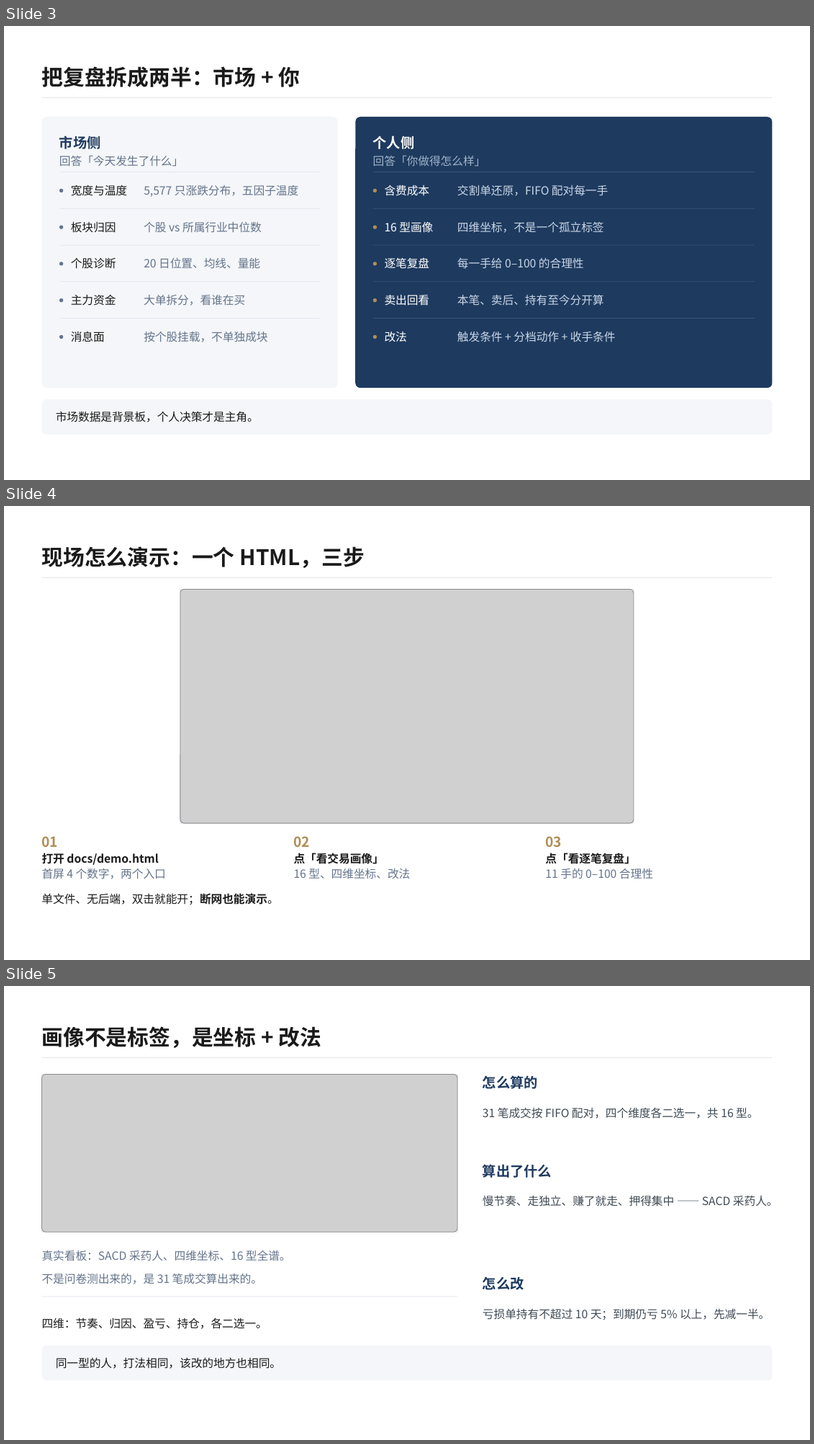
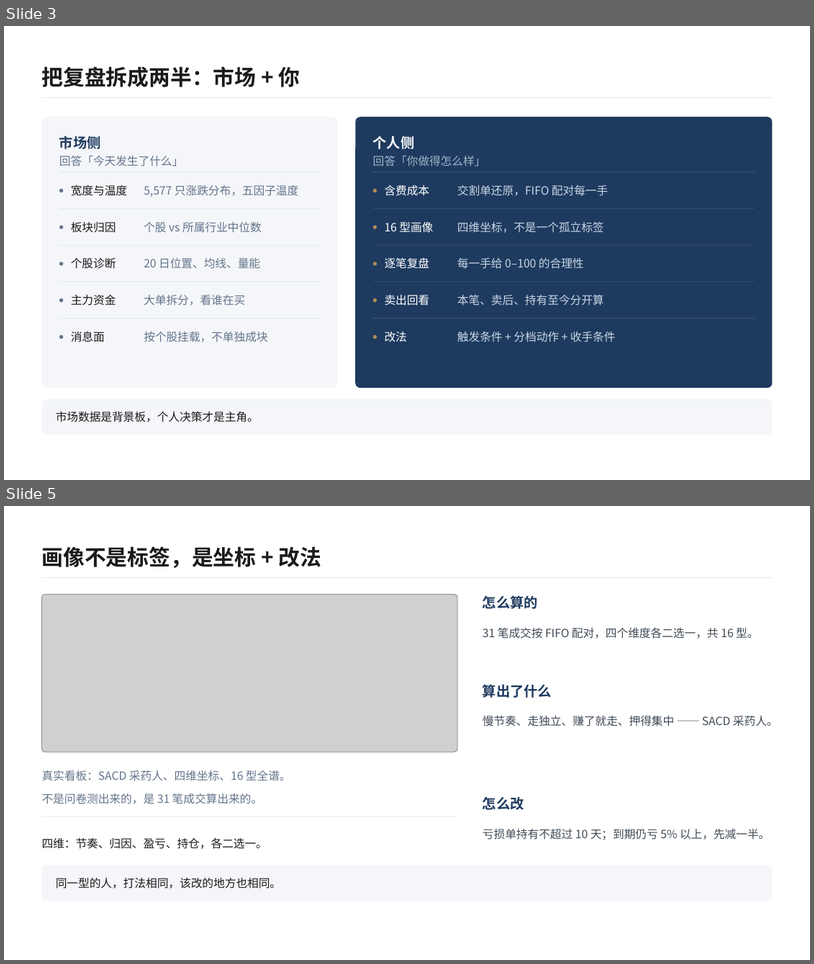
Before and after one commit to www498/ashare-review, a slide deck: ppt/复盘台答辩/复盘台答辩.pptx. Shown one above the other, each under a label of ours: slides 3, 4 and 5 before the commit, slides 3 and 5 after it; the slides between them are not shown. The pictures are 814x1444 and 814x964 pixels, drawn with LibreOffice and Linux fonts; fonts in the diff are those of the drawing; grey boxes stand for pictures. Boxes give left, top, right and bottom in pixels: in the first picture for what was removed or moved away, otherwise in the second. Text is boxed around its words. In the diff, an @@ line names an element or a change of style, - is before the commit and + after.

Commit message:
答辩改为 PPT 内演示；补 Gitee 一键推送脚本与仓库内演示入口页

```diff
--- a/ppt/复盘台答辩/复盘台答辩.pptx
+++ b/ppt/复盘台答辩/复盘台答辩.pptx
@@ slide 4 removed at (x1=4, y1=506, x2=810, y2=960), background #FFFFFF @@
@@ text removed at (x1=41, y1=546, x2=365, y2=568) @@
-现场怎么演示：一个 HTML，三步
@@ rectangle removed at (x1=41, y1=577, x2=772, y2=578) @@
@@ rectangle removed at (x1=180, y1=590, x2=634, y2=823) @@
@@ picture removed at (x1=180, y1=590, x2=634, y2=823) @@
@@ text removed at (x1=42, y1=836, x2=59, y2=847) @@
-01
@@ text removed at (x1=294, y1=836, x2=311, y2=847) @@
-02
@@ text removed at (x1=545, y1=836, x2=562, y2=847) @@
-03
@@ text removed at (x1=42, y1=852, x2=158, y2=865) @@
-打开 docs/demo.html
@@ text removed at (x1=42, y1=868, x2=166, y2=879) @@
-首屏 4 个数字，两个入口
@@ text removed at (x1=294, y1=852, x2=384, y2=864) @@
-点「看交易画像」
@@ text removed at (x1=294, y1=868, x2=410, y2=878) @@
-16 型、四维坐标、改法
@@ text removed at (x1=545, y1=852, x2=635, y2=864) @@
-点「看逐笔复盘」
@@ text removed at (x1=545, y1=868, x2=653, y2=878) @@
-11 手的 0–100 合理性
@@ text removed at (x1=41, y1=893, x2=278, y2=905) @@
-单文件、无后端，双击就能开；断网也能演示。
```
Also in this commit, not shown: 1 slide added, 5 other files.
